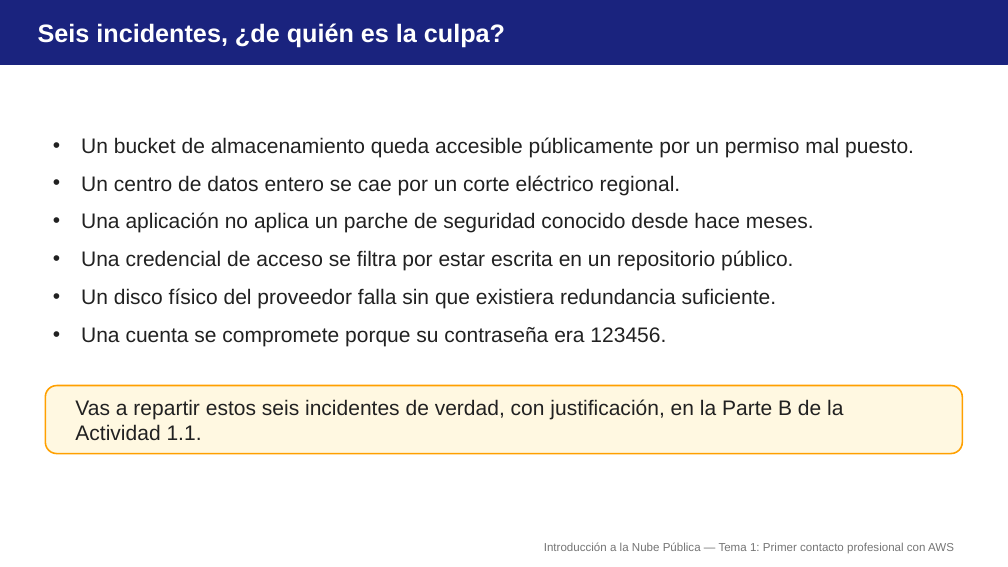
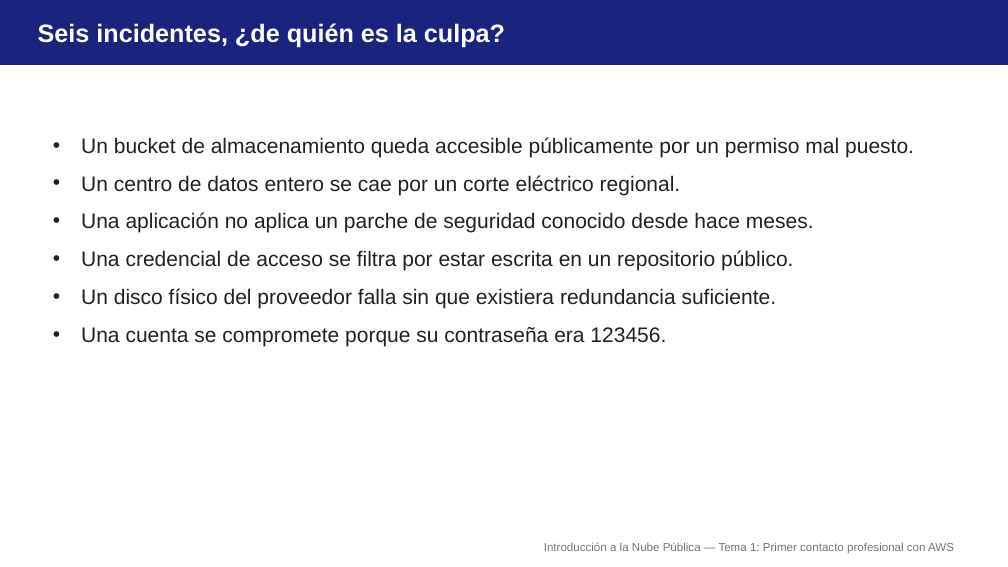
Before and after one commit to aitorventura/introduccion-nube, a slide deck: slide 14 of tema1/diapositivas/primer-contacto-aws.pptx. Drawn at 1008x567 pixels with LibreOffice and Linux fonts; fonts in the diff are those of the drawing. Boxes give left, top, right and bottom in pixels: in the first picture for what was removed or moved away, otherwise in the second. Text is boxed around its words. In the diff, an @@ line names an element or a change of style, - is before the commit and + after.

```diff
--- a/tema1/diapositivas/primer-contacto-aws.pptx
+++ b/tema1/diapositivas/primer-contacto-aws.pptx
@@ rounded rectangle removed at [45, 386, 963, 454] @@
@@ text removed at [75, 399, 843, 441] @@
-Vas a repartir estos seis incidentes de verdad, con justificación, en la Parte B de la Actividad 1.1.
```
Also in this commit, not shown: 42 other files.
